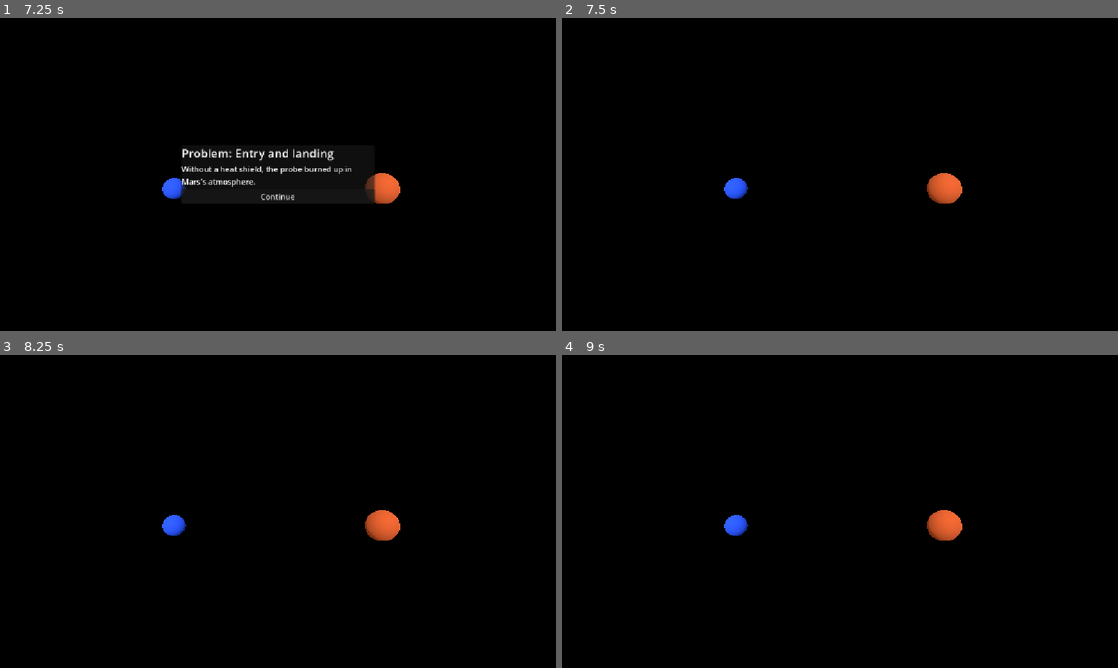
Above: before the commit, frames 1-4 (two rows, left to right).
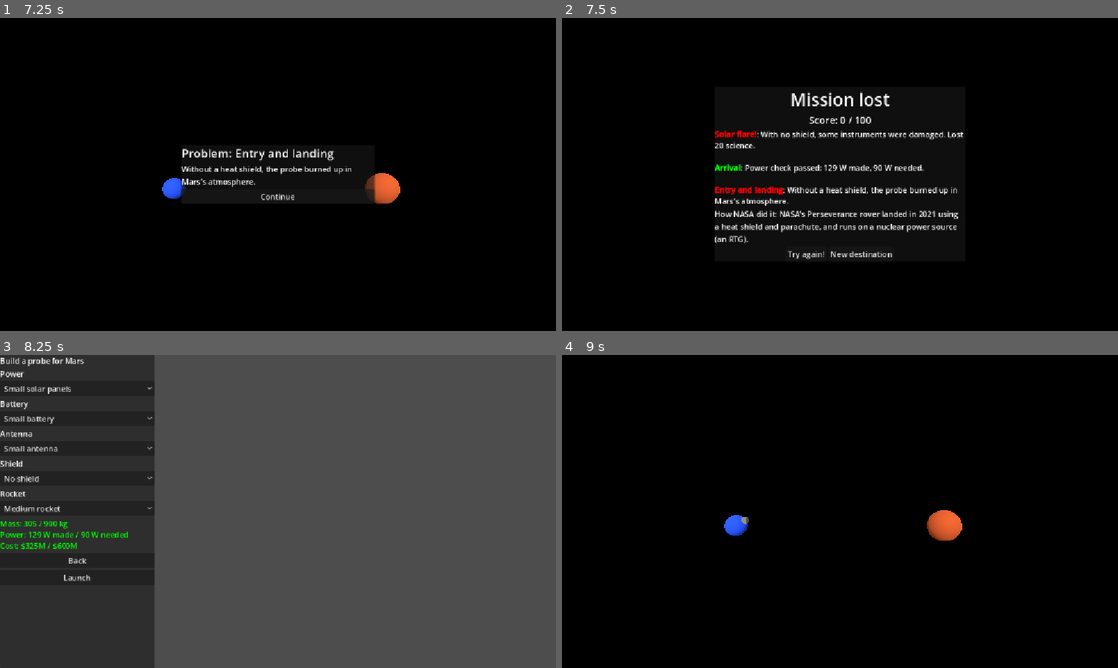
Above: after the commit, the same moments.

Repository: webs-rewired/space-mission
Game: Godot game, scene res://scenes/launch.tscn
Two runs of this game, one before a commit and one after it. Both use one fixed random seed, a clock stepped at 60 frames per second and the inputs below. This scene is started directly instead of the project's main scene.
Inputs (mouse positions are in pixels of both pictures, inside the frame that each line leads up to):
- Up to frame 1 (7.25 s): tap Enter at 0.5 s; move the mouse to (400, 158) at 0.52 s; click (400, 158) at 0.67 s; drag from (166, 190) to (250, 237) at 1.27 s; move the mouse to (333, 105) at 2.02 s; click (333, 105) at 2.17 s; click "Continue" at 2.75 s; tap Space at 3.5 s; drag from (250, 237) to (111, 127) at 3.52 s; move the mouse to (444, 221) at 4.27 s; click (444, 221) at 4.42 s; click "Continue" at 5 s; drag from (111, 127) to (194, 96) at 5.77 s; move the mouse to (305, 174) at 6.52 s; click (305, 174) at 6.67 s
- Up to frame 2 (7.5 s): click "Continue" at 7.25 s
- Up to frame 3 (8.25 s): click (244, 589) at 8 s, where only the run after the commit has a clickable "Try again!"
- Up to frame 4 (9 s): click (639, 577) at 8.75 s, where only the run after the commit has a clickable "Launch"

Frame 1 is identical in both runs. In frame 2, 4.8% of the frame differs, in the area x 27-73%, y 23-78%; in frame 3, 100%, in the area x 0-100%, y 0-100%; in frame 4, less than 0.1%.

Commit message:
added results
combined everything and made a UI

Diff:
--- /dev/null
+++ b/scenes/results.tscn
@@ -0,0 +1,67 @@
+[gd_scene format=3 uid="uid://bdfmkv313vgpn"]
+
+[ext_resource type="Script" uid="uid://bfon5dt3im7oo" path="res://scripts/results.gd" id="1_qh7lt"]
+
+[node name="Results" type="Control" unique_id=1590452666]
+layout_mode = 3
+anchors_preset = 15
+anchor_right = 1.0
+anchor_bottom = 1.0
+grow_horizontal = 2
+grow_vertical = 2
+script = ExtResource("1_qh7lt")
+
+[node name="ColorRect" type="ColorRect" parent="." unique_id=2005121368]
+layout_mode = 1
+anchors_preset = 15
+anchor_right = 1.0
+anchor_bottom = 1.0
+grow_horizontal = 2
+grow_vertical = 2
+color = Color(0, 0, 0, 1)
+
+[node name="CenterContainer" type="CenterContainer" parent="." unique_id=933016739]
+layout_mode = 1
+anchors_preset = 15
+anchor_right = 1.0
+anchor_bottom = 1.0
+grow_horizontal = 2
+grow_vertical = 2
+
+[node name="PanelContainer" type="PanelContainer" parent="CenterContainer" unique_id=1587938545]
+custom_minimum_size = Vector2(520, 0)
+layout_mode = 2
+
+[node name="VBox" type="VBoxContainer" parent="CenterContainer/PanelContainer" unique_id=256449889]
+layout_mode = 2
+
+[node name="OutcomeLabel" type="Label" parent="CenterContainer/PanelContainer/VBox" unique_id=1709843989]
+layout_mode = 2
+theme_override_font_sizes/font_size = 36
+horizontal_alignment = 1
+
+[node name="ScoreLabel" type="Label" parent="CenterContainer/PanelContainer/VBox" unique_id=887121710]
+layout_mode = 2
+theme_override_font_sizes/font_size = 20
+horizontal_alignment = 1
+
+[node name="EventsLabel" type="RichTextLabel" parent="CenterContainer/PanelContainer/VBox" unique_id=1972951000]
+layout_mode = 2
+bbcode_enabled = true
+fit_content = true
+
+[node name="RealMissionLabel" type="Label" parent="CenterContainer/PanelContainer/VBox" unique_id=513164485]
+layout_mode = 2
+autowrap_mode = 3
+
+[node name="Buttons" type="HBoxContainer" parent="CenterContainer/PanelContainer/VBox" unique_id=1675420819]
+layout_mode = 2
+alignment = 1
+
+[node name="TryAgainButton" type="Button" parent="CenterContainer/PanelContainer/VBox/Buttons" unique_id=1795504851]
+layout_mode = 2
+text = "Try again!"
+
+[node name="NewDestinationButton" type="Button" parent="CenterContainer/PanelContainer/VBox/Buttons" unique_id=1045068697]
+layout_mode = 2
+text = "New destination"
--- a/scenes/user_interface.tscn
+++ /dev/null
@@ -1,3 +0,0 @@
-[gd_scene format=3 uid="uid://bdfmkv313vgpn"]
-
-[node name="UserInterface" type="Node3D" unique_id=275909870]
--- a/scripts/launch.gd
+++ b/scripts/launch.gd
@@ -55,4 +55,4 @@
 		go_to_results()
 
 func go_to_results():
-	print("Done! ", GameState.outcome, " - score ", GameState.score)
+	get_tree().change_scene_to_file("res://scenes/results.tscn")
--- /dev/null
+++ b/scripts/results.gd
@@ -0,0 +1,32 @@
+extends Control
+
+@onready var vbox = $CenterContainer/PanelContainer/VBox
+@onready var outcome_label = vbox.get_node("OutcomeLabel")
+@onready var score_label = vbox.get_node("ScoreLabel")
+@onready var events_label = vbox.get_node("EventsLabel")
+@onready var real_label = vbox.get_node("RealMissionLabel")
+@onready var try_again = vbox.get_node("Buttons/TryAgainButton")
+@onready var new_dest = vbox.get_node("Buttons/NewDestinationButton")
+
+func _ready():
+	outcome_label.text = GameState.outcome
+	score_label.text = "Score: %d / 100" % GameState.score
+
+	var lines = []
+	for e in GameState.events:
+		var color = "green" if e["ok"] else "red"
+		lines.append("[color=%s][b]%s[/b][/color]: %s" % [color, e["title"], e["text"]])
+	if not GameState.lost and GameState.data_share < 1.0:
+		lines.append("[color=yellow][b]Small antenna[/b][/color]: only %d%% of your science data reached Earth from %s." % [int(GameState.data_share * 100), GameState.destination])
+	events_label.text = "\n\n".join(lines)
+
+	real_label.text = "How NASA did it: " + GameState.REAL_MISSIONS[GameState.destination]
+
+	try_again.pressed.connect(_on_try_again)
+	new_dest.pressed.connect(_on_new_destination)
+
+func _on_try_again():
+	get_tree().change_scene_to_file("res://scenes/probe_builder.tscn")
+
+func _on_new_destination():
+	get_tree().change_scene_to_file("res://scenes/solar_system.tscn")
Not shown, added: scripts/results.gd.uid
